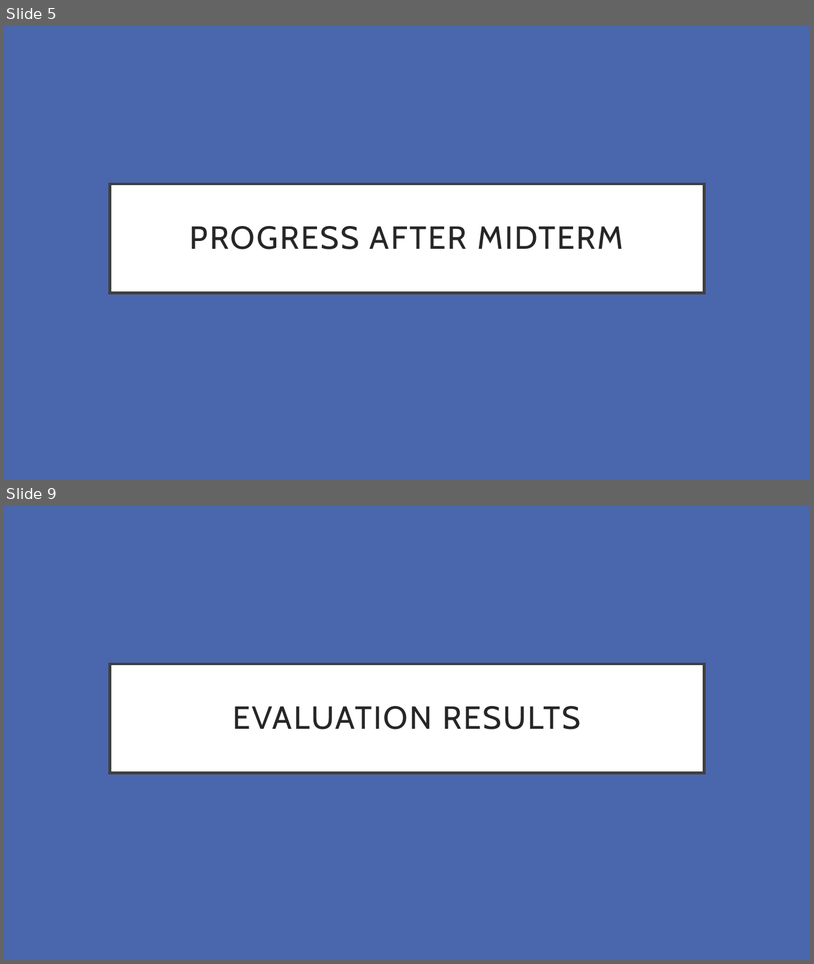
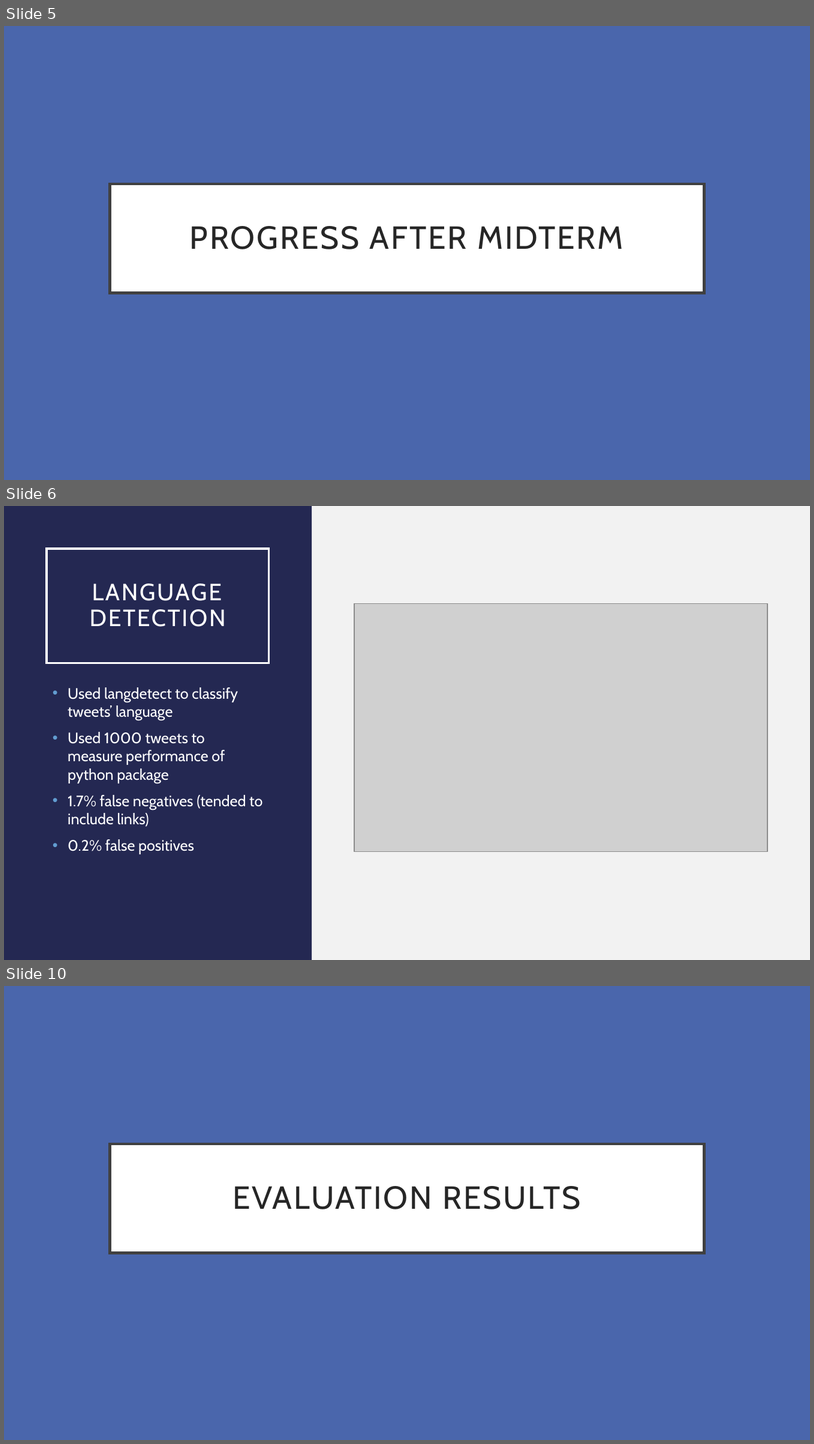
Before and after one commit to oliviaroy20/SocialSensing, a slide deck: Final Presentation.pptx. Shown one above the other, each under a label of ours: slides 5 and 9 before the commit, slides 5, 6 and 10 after it; the slides between them are not shown. The pictures are 814x964 and 814x1444 pixels, drawn with LibreOffice and Linux fonts; fonts in the diff are those of the drawing; grey boxes stand for pictures. Boxes give left, top, right and bottom in pixels: in the first picture for what was removed or moved away, otherwise in the second. Text is boxed around its words. In the diff, an @@ line names an element or a change of style, - is before the commit and + after.

```diff
--- a/Final Presentation.pptx
+++ b/Final Presentation.pptx
@@ slide 6 added at [4, 506, 810, 960], background #F2F2F2 @@
@@ rectangle added at [4, 506, 312, 960], fill #242852 @@
@@ title added at [47, 549, 269, 663], outline #FFFFFF 2.5 pt, 28 pt, text #FFFFFF @@
+LANGUAGE DETECTION
@@ picture added at [354, 603, 768, 852] @@
@@ text added at [68, 687, 263, 854], 18 pt, text #FFFFFF @@
+• Used langdetect to classify tweets’ language
+• Used 1000 tweets to measure performance of python package
+• 1.7% false negatives (tended to include links)
+• 0.2% false positives
@@ what was slide 9 is now slide 10 @@
```
Also in this commit, not shown: 2 slides changed, 5 other slides added, 6 slides removed, 3 other files.
